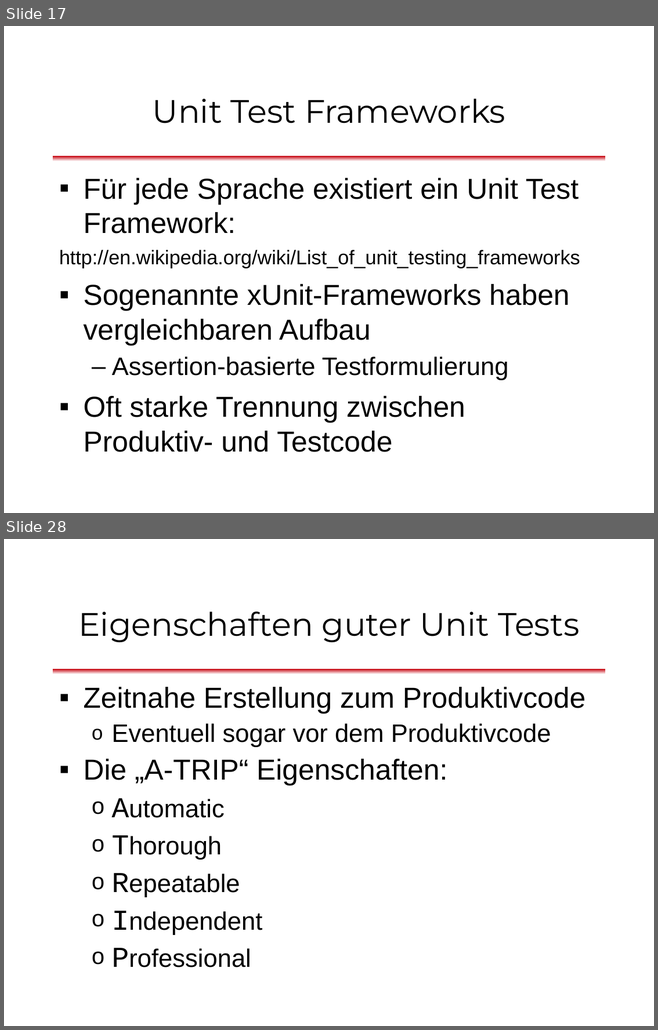
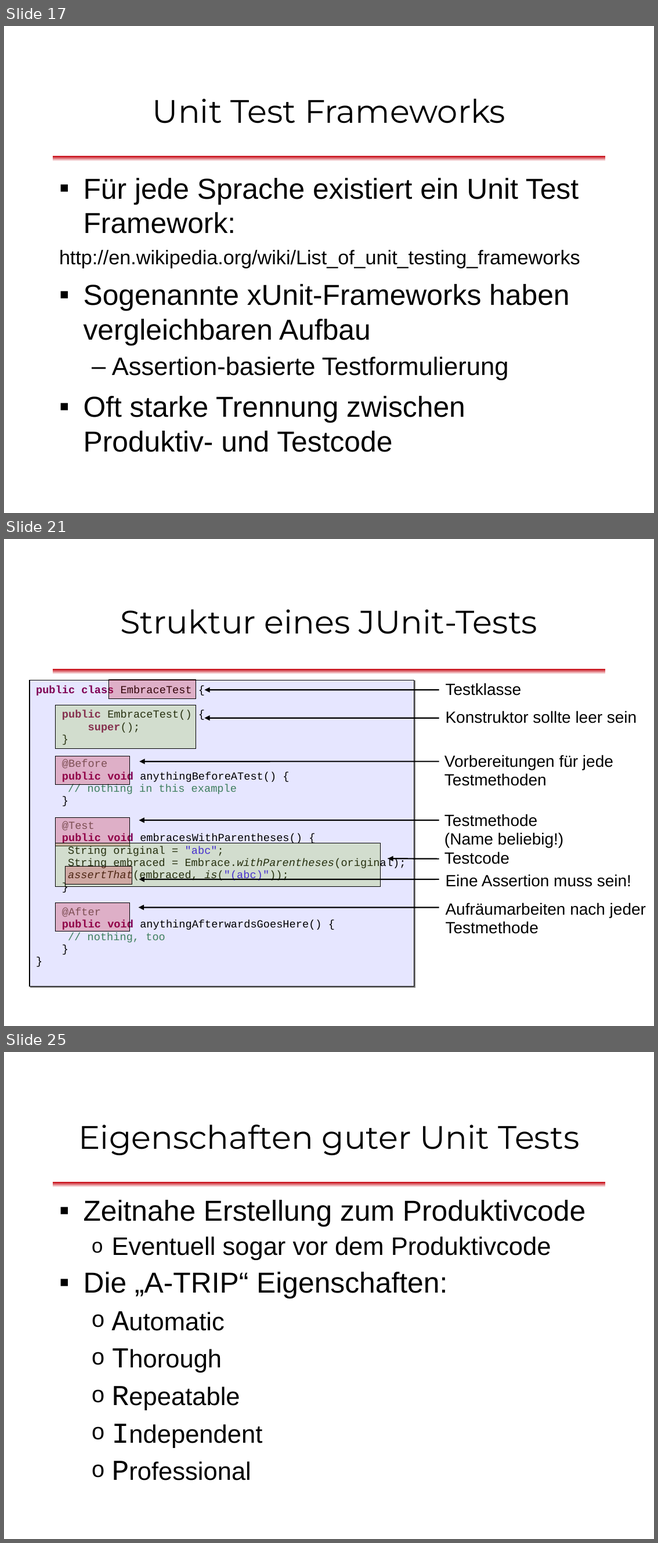
Before and after one commit to dlindner/vorlesung-se2-dhbw, a slide deck: added_2013/Unit Tests mit JUnit (2013).odp. Shown one above the other, each under a label of ours: slides 17 and 28 before the commit, slides 17, 21 and 25 after it; the slides between them are not shown. The pictures are 658x1030 and 658x1543 pixels, drawn with LibreOffice and Linux fonts; fonts in the diff are those of the drawing; background and template pictures are left out. Boxes give left, top, right and bottom in pixels: in the first picture for what was removed or moved away, otherwise in the second. Text is boxed around its words. In the diff, an @@ line names an element or a change of style, - is before the commit and + after.

Commit message:
Struktur eines JUnit-Tests erklärt

```diff
--- a/added_2013/Unit Tests mit JUnit (2013).odp
+++ b/added_2013/Unit Tests mit JUnit (2013).odp
@@ slide 21 added at (x1=4, y1=539, x2=654, y2=1026), background #FFFFFF; not listed: 1 template element that a slide beside it also shows @@
@@ title added at (x1=120, y1=609, x2=538, y2=634), 36 pt, text #000000 @@
+Struktur eines JUnit-Tests
@@ rectangle added at (x1=30, y1=680, x2=414, y2=986), fill #E6E6FF, outline #000000 0.74 pt, 12 pt, text #000000 @@
+public class EmbraceTest {
+public EmbraceTest() {
+super();
+}
+@Before
+public void anythingBeforeATest() {
+// nothing in this example
+}
+@Test
+public void embracesWithParentheses() {
+String original = "abc";
+String embraced = Embrace.withParentheses(original);
+assertThat(embraced, is("(abc)"));
+}
+@After
+public void anythingAfterwardsGoesHere() {
+// nothing, too
+}
+}
@@ rectangle added at (x1=108, y1=680, x2=195, y2=699), fill #C80E23 at 25% opacity, outline #000000 0 pt @@
@@ arrow added from (438, 690) to (204, 690), #000000 1.42 pt @@
@@ text added at (x1=445, y1=683, x2=521, y2=696), 18 pt, text #000000 @@
+Testklasse
@@ rectangle added at (x1=55, y1=705, x2=197, y2=749), fill #9AC33D at 25% opacity, outline #000000 0 pt @@
@@ text added at (x1=445, y1=711, x2=636, y2=723), 18 pt, text #000000 @@
+Konstruktor sollte leer sein
@@ arrow added from (438, 718) to (204, 718), #000000 1.42 pt @@
@@ rectangle added at (x1=55, y1=756, x2=129, y2=784), fill #C80E23 at 25% opacity, outline #000000 0 pt @@
@@ arrow added from (438, 762) to (139, 762), #000000 1.42 pt @@
@@ text added at (x1=444, y1=755, x2=613, y2=786), 18 pt, text #000000 @@
+Vorbereitungen für jede
+Testmethoden
@@ text added at (x1=444, y1=814, x2=564, y2=848), 18 pt, text #000000 @@
+Testmethode
+(Name beliebig!)
@@ rectangle added at (x1=55, y1=817, x2=129, y2=846), fill #C80E23 at 25% opacity, outline #000000 0 pt @@
@@ arrow added from (438, 820) to (139, 820), #000000 1.42 pt @@
@@ rectangle added at (x1=55, y1=843, x2=380, y2=887), fill #9AC33D at 25% opacity, outline #000000 0 pt @@
@@ text added at (x1=444, y1=852, x2=509, y2=864), 18 pt, text #000000 @@
+Testcode
@@ rectangle added at (x1=65, y1=866, x2=132, y2=885), fill #C80E23 at 25% opacity, outline #000000 0 pt @@
@@ arrow added from (438, 859) to (388, 859), #000000 1.42 pt @@
@@ arrow added from (438, 879) to (139, 879), #000000 1.42 pt @@
@@ text added at (x1=445, y1=874, x2=631, y2=887), 18 pt, text #000000 @@
+Eine Assertion muss sein!
@@ rectangle added at (x1=55, y1=903, x2=129, y2=931), fill #C80E23 at 25% opacity, outline #000000 0 pt @@
@@ text added at (x1=445, y1=903, x2=645, y2=934), 18 pt, text #000000 @@
+Aufräumarbeiten nach jeder
+Testmethode
@@ arrow added from (438, 907) to (139, 907), #000000 1.42 pt @@
@@ what was slide 28 is now slide 25 @@
```
Also in this commit, not shown: 3 slides changed, 3 other slides added, 6 slides removed.
